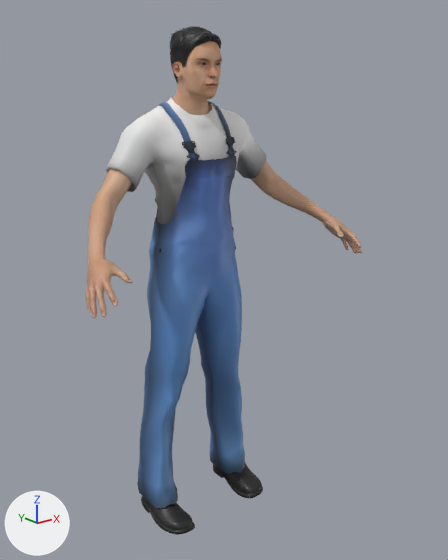
One commit to the FBX model assets/models/promethee.fbx: the scene before it, then after it.
One viewpoint serves both versions: a camera (50 mm lens) standing at (-1.76, -2.48, 2.2) and looking at (0.06, -0.2, 1.29). Lighting does not change. The marker at lower left points along +X, +Y and +Z. The older version comes first. Where no turn or scale is listed for an object, it has been applied to the vertices.

Names of what the first picture shows: 'promethee_body', 'promethee_body.male_worksuit01', 'promethee_body.shoes04', 'promethee_body.short01'.
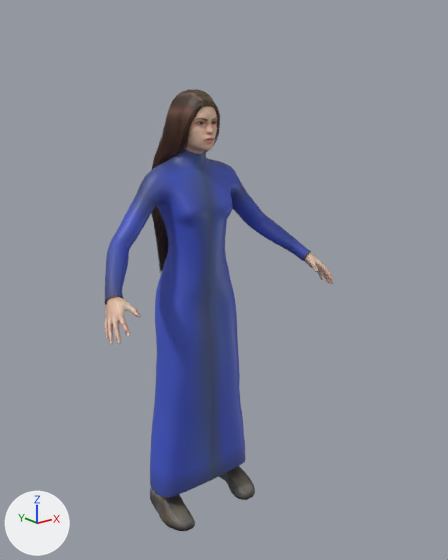
Boxes [x1, y1, x2, y2] around the edits, measured in the pictures (448 x 560 px; the box of a moved part takes in the faces that stretch with it):
'promethee_body.male_worksuit01', deleted: before [106, 97, 266, 508]
'promethee_body.maciekg_wizard_robe', added (blue): after [105, 149, 311, 497]
'promethee_body', surface changed, reshaped: before [86, 41, 362, 318]; after [105, 106, 333, 344]
'promethee_body.long01', added (brown): after [151, 89, 220, 273]
'promethee_body.shoes04', reshaped (14% narrower, 10% shorter): before [141, 463, 263, 535]; after [150, 466, 255, 531]
'promethee_body.short01', deleted: before [169, 26, 222, 84]
part 1 of me_shoes04, rebuilt: before [213, 463, 263, 498]; after [219, 466, 255, 500]
part 2 of me_shoes04, rebuilt: before [141, 496, 195, 535]; after [150, 488, 195, 531]
part 3 of me_base_001, added (beige): after [105, 296, 141, 344]
part 4 of me_base_001, added: after [303, 252, 333, 284]
part 5 of me_base_001, deleted (brown): before [251, 161, 362, 253]
part 6 of me_base_001, deleted (beige): before [86, 169, 133, 318]
part 7 of me_base_001, moved or reshaped: before [173, 41, 222, 115]; after [184, 106, 217, 154]

What changed in the scene script:
```text
Change mat_promethee_body_body_fbx:
    mat_promethee_body_body_fbx.texture: img_middleage_lightskinned_male_diffuse_png_1024_png -> img_young_lightskinned_female_diffuse_png_1024_png
Change me_base_001:
    remove me_base_001.from_pydata(...)  # 8428 vertices, 8384 faces; spans x -0.77..0.77, y -0.51..0.06, z 1.36..2.44
    add me_base_001.from_pydata(...)  # 7706 vertices, 7622 faces; spans x -0.66..0.66, y -0.42..0.06, z 0.23..2.18
    me_base_001 part 3: a new loose piece of 1649 vertices spanning x -0.66..-0.52, y -0.42..-0.21, z 1.2..1.38
    me_base_001 part 4: a new loose piece of 1649 vertices spanning x 0.52..0.66, y -0.42..-0.21, z 1.2..1.38
    me_base_001 part 5: the loose piece of 2009 vertices spanning x 0.28..0.77, y -0.51..0.06, z 1.36..1.93 is deleted
    me_base_001 part 6: the loose piece of 2009 vertices spanning x -0.77..-0.28, y -0.51..0.06, z 1.36..1.93 is deleted
    me_base_001 part 7: 4 vertices moved within x -0.08..0.08, y -0.05..0.05, z 2.1..2.12; 4400 vertices removed from x -0.14..0.14, y -0.22..0.06, z 2.03..2.44; 4358 vertices added at x -0.1..0.1, y -0.19..0.06, z 1.83..2.18
    other edits to the shape of me_base_001 do not show in these pictures
Change me_shoes04:
    remove me_shoes04.from_pydata(...)  # 1722 vertices, 1660 faces; spans x -0.328..0.328, y -0.281..0.099, z -0.004..0.303
    remove me_shoes04.materials.append(mat_promethee_body_shoes04_fbx)  # picture img_shoes04_diffuse_png_16_png
    add me_shoes04.from_pydata(...)  # 1594 vertices, 1532 faces; spans x -0.295..0.295, y -0.255..0.071, z -0.017..0.288
    me_shoes04 part 1: the loose piece of 717 vertices spanning x 0.172..0.328, y -0.281..0.099, z -0.004..0.149 is rebuilt with 653 vertices and now spans x 0.148..0.295, y -0.255..0.071, z -0.017..0.134, in mat_promethee_body_shoes02_fbx (picture img_shoes02_diffuse_png_16_png)
    me_shoes04 part 2: the loose piece of 717 vertices spanning x -0.328..-0.172, y -0.281..0.099, z -0.004..0.149 is rebuilt with 653 vertices and now spans x -0.295..-0.148, y -0.255..0.071, z -0.017..0.134, in mat_promethee_body_shoes02_fbx (picture img_shoes02_diffuse_png_16_png)
    other edits to the shape of me_shoes04 do not show in these pictures
    add me_shoes04.materials.append(mat_promethee_body_shoes02_fbx)  # picture img_shoes02_diffuse_png_16_png
Remove ob_promethee_body_short01:
    ob_promethee_body_short01 = bpy.data.objects.new('promethee_body.short01', me_short01)
Remove ob_promethee_body_male_worksuit01:
    ob_promethee_body_male_worksuit01 = bpy.data.objects.new('promethee_body.male_worksuit01', me_male_worksuit01)
Add ob_promethee_body_maciekg_wizard_robe:
    ob_promethee_body_maciekg_wizard_robe = bpy.data.objects.new('promethee_body.maciekg_wizard_robe', me_mage_robe_004)  # 1993 vertices, 1952 faces; spans x -0.61..0.61, y -0.28..0.12, z 0.15..1.94; in mat_promethee_body_maciekg_wizard_robe_fbx (picture img_mage_robe_diffuse_png_16_png)
    ob_promethee_body_maciekg_wizard_robe.location = (0.0, 0.0, 0.0)
Add ob_promethee_body_long01:
    ob_promethee_body_long01 = bpy.data.objects.new('promethee_body.long01', me_long01_001)  # 3238 vertices, 2054 faces; spans x -0.157..0.157, y -0.163..0.127, z 1.277..2.188; in mat_promethee_body_long01_fbx (picture img_long01_diffuse_png_512_png)
    ob_promethee_body_long01.location = (0.0, 0.0, 0.0)
```
